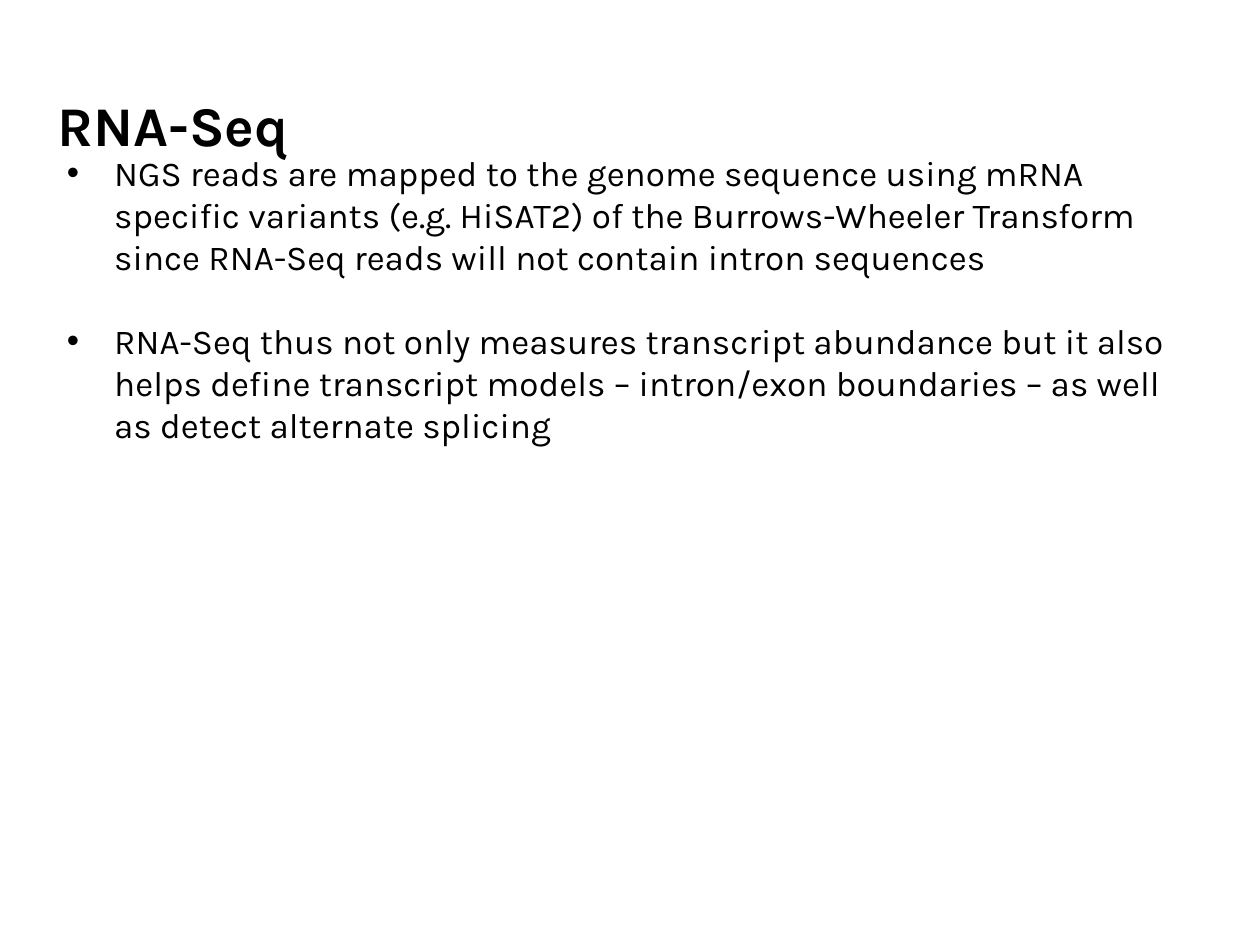
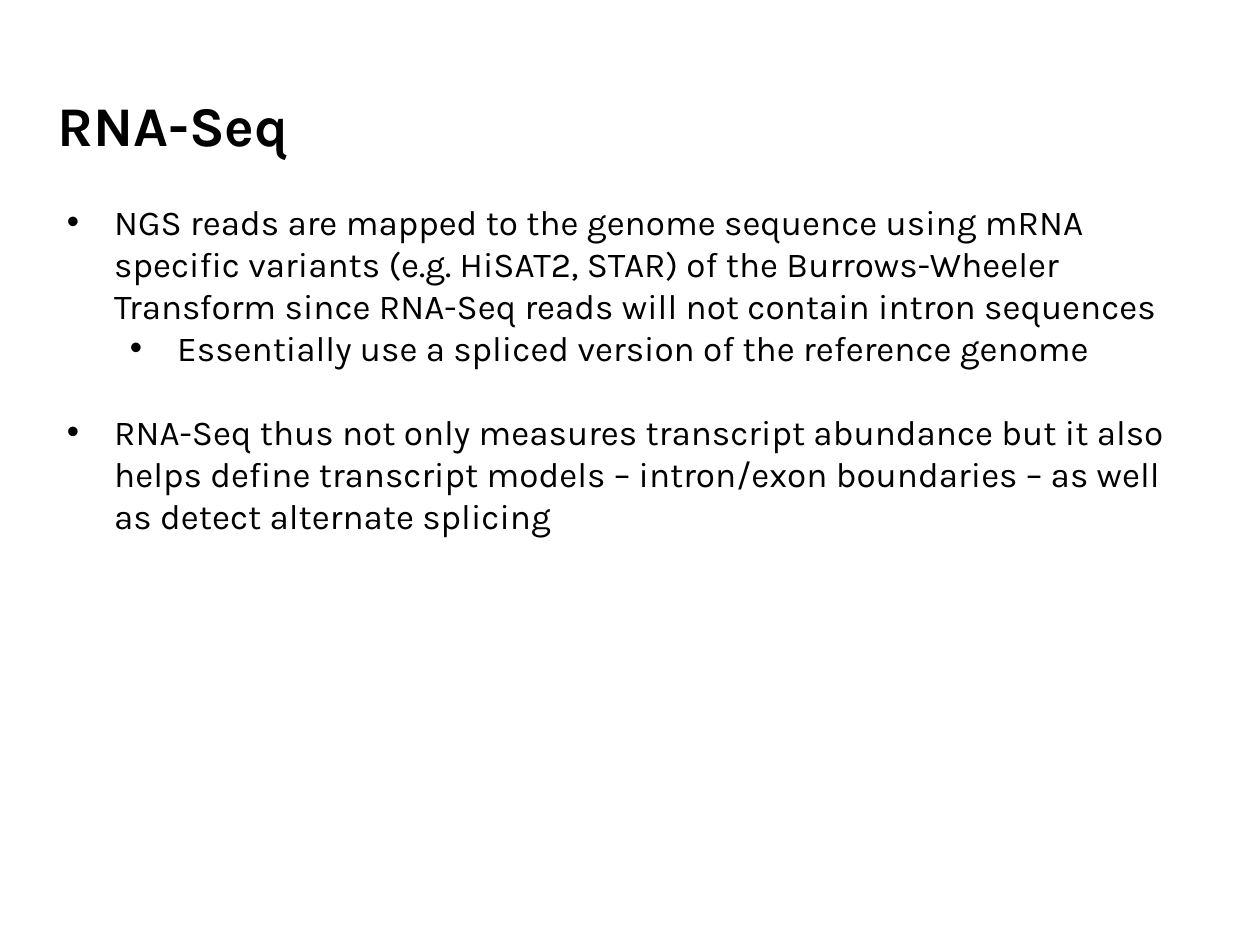
Before and after one commit to agmcarthur/Biochem-3BP3, a slide deck: slide 15 of Lectures/Lecture 9 - RNA-Seq.pptx. Drawn at 1260x945 pixels with LibreOffice and Linux fonts; fonts in the diff are those of the drawing. Boxes give left, top, right and bottom in pixels: in the first picture for what was removed or moved away, otherwise in the second. Text is boxed around its words. In the diff, an @@ line names an element or a change of style, - is before the commit and + after.

```diff
--- a/Lectures/Lecture 9 - RNA-Seq.pptx
+++ b/Lectures/Lecture 9 - RNA-Seq.pptx
@@ text "NGS reads are mapped to ...": place and size @@
-text "NGS reads are mapped to ..." at <box>114,154,1164,447</box>
+text "NGS reads are mapped to ..." at <box>114,211,1164,538</box>
@@ text at <box>114,211,1156,370</box>: text changed @@
-• NGS reads are mapped to the genome sequence using mRNA specific variants (e.g. HiSAT2) of the Burrows-Wheeler Transform since RNA-Seq reads will not contain intron sequences
+• NGS reads are mapped to the genome sequence using mRNA specific variants (e.g. HiSAT2, STAR) of the Burrows-Wheeler Transform since RNA-Seq reads will not contain intron sequences
+  • Essentially use a spliced version of the reference genome
```
Also in this commit, not shown: 12 other slides changed, 3 slides added.
